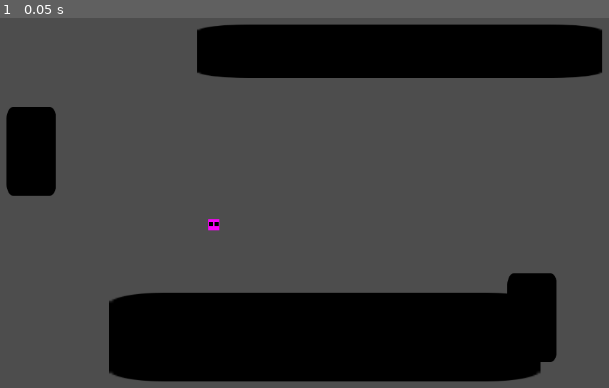
Above: before the commit, frame 1.
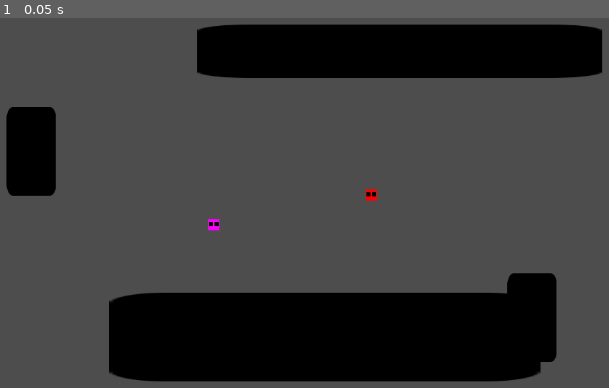
Above: after the commit, the same moment.

Repository: denniscarr/class-demo
Game: Godot game, scene res://main.tscn
Same seed, same stepped clock (60 frames per second), same inputs: the game is played once before the commit and once after it. The engine's default icon, where the game draws it, is replaced by a stand-in: a white triangle on a blue panel in a dark square.
Inputs:
- Up to frame 1 (0.05 s): no input

The runs differ from the first frame. In frame 1, less than 0.1% of the frame differs, in the area x 59-62%, y 46-50%.

Commit message:
Create enemy and add to main scene

Diff:
--- /dev/null
+++ b/new-game-project/enemy.tscn
@@ -0,0 +1,25 @@
+[gd_scene format=3 uid="uid://2oqfqxx5b61g"]
+
+[ext_resource type="Texture2D" uid="uid://dxhwodxpdsujq" path="res://useful_white_square.png" id="1_7k104"]
+
+[node name="Player" type="Node2D" unique_id=811453191]
+
+[node name="Sprite2D" type="Sprite2D" parent="." unique_id=2040365552]
+modulate = Color(1, 0, 0, 1)
+texture = ExtResource("1_7k104")
+
+[node name="Sprite2D3" type="Sprite2D" parent="." unique_id=1312452637]
+modulate = Color(1, 0, 0, 1)
+texture = ExtResource("1_7k104")
+
+[node name="Sprite2D2" type="Sprite2D" parent="." unique_id=1853260719]
+modulate = Color(0, 0, 0, 1)
+position = Vector2(4, -1)
+scale = Vector2(0.375, 0.375)
+texture = ExtResource("1_7k104")
+
+[node name="Sprite2D4" type="Sprite2D" parent="." unique_id=2088093585]
+modulate = Color(0, 0, 0, 1)
+position = Vector2(-4, -1)
+scale = Vector2(0.375, 0.375)
+texture = ExtResource("1_7k104")
--- a/new-game-project/main.tscn
+++ b/new-game-project/main.tscn
@@ -1,7 +1,8 @@
 [gd_scene format=3 uid="uid://becgdypu0jdt"]
 
 [ext_resource type="Texture2D" uid="uid://4q335xxs2p" path="res://icon.svg" id="1_ig7tw"]
-[ext_resource type="PackedScene" uid="uid://cw6gnv3cnnwsg" path="res://player.tscn" id="2_0xm2m"]
+[ext_resource type="PackedScene" path="res://player.tscn" id="2_0xm2m"]
+[ext_resource type="PackedScene" uid="uid://2oqfqxx5b61g" path="res://enemy.tscn" id="3_h2yge"]
 
 [node name="Main" type="Node2D" unique_id=492873837]
 
@@ -31,3 +32,6 @@
 
 [node name="Player" parent="." unique_id=811453191 instance=ExtResource("2_0xm2m")]
 position = Vector2(477, 349)
+
+[node name="Player2" parent="." unique_id=78689681 instance=ExtResource("3_h2yge")]
+position = Vector2(704, 306)
